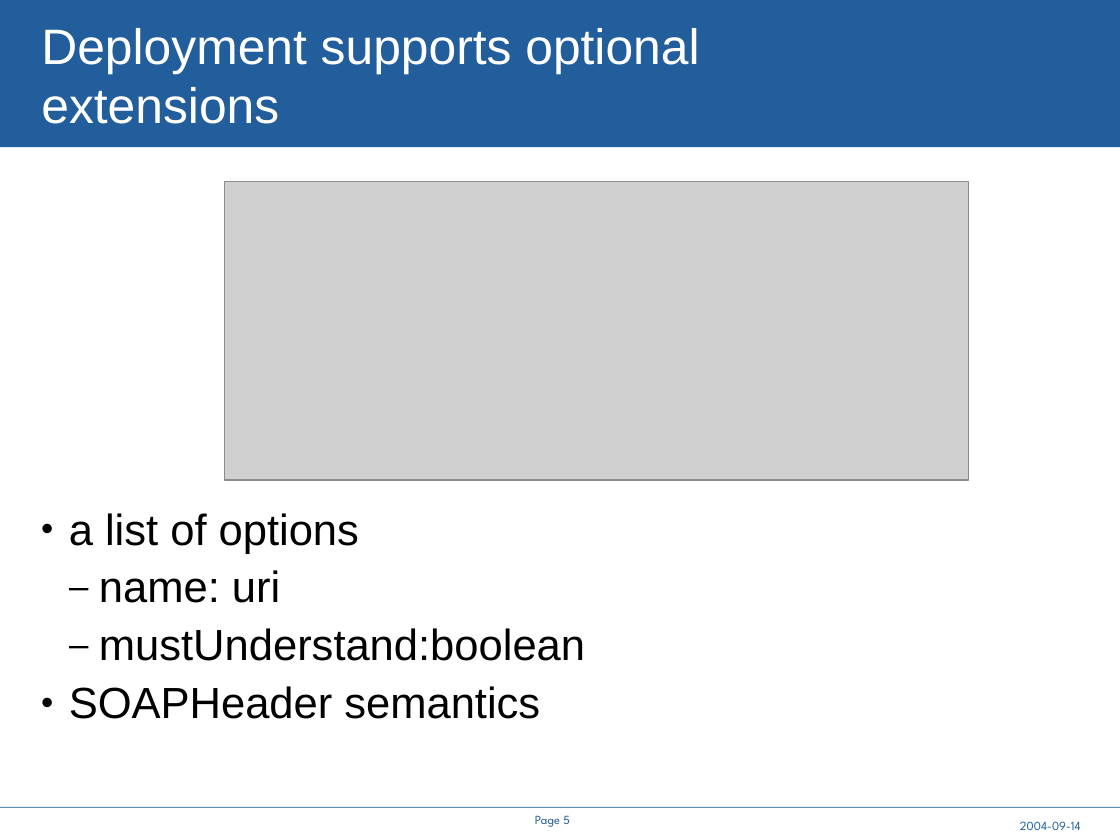
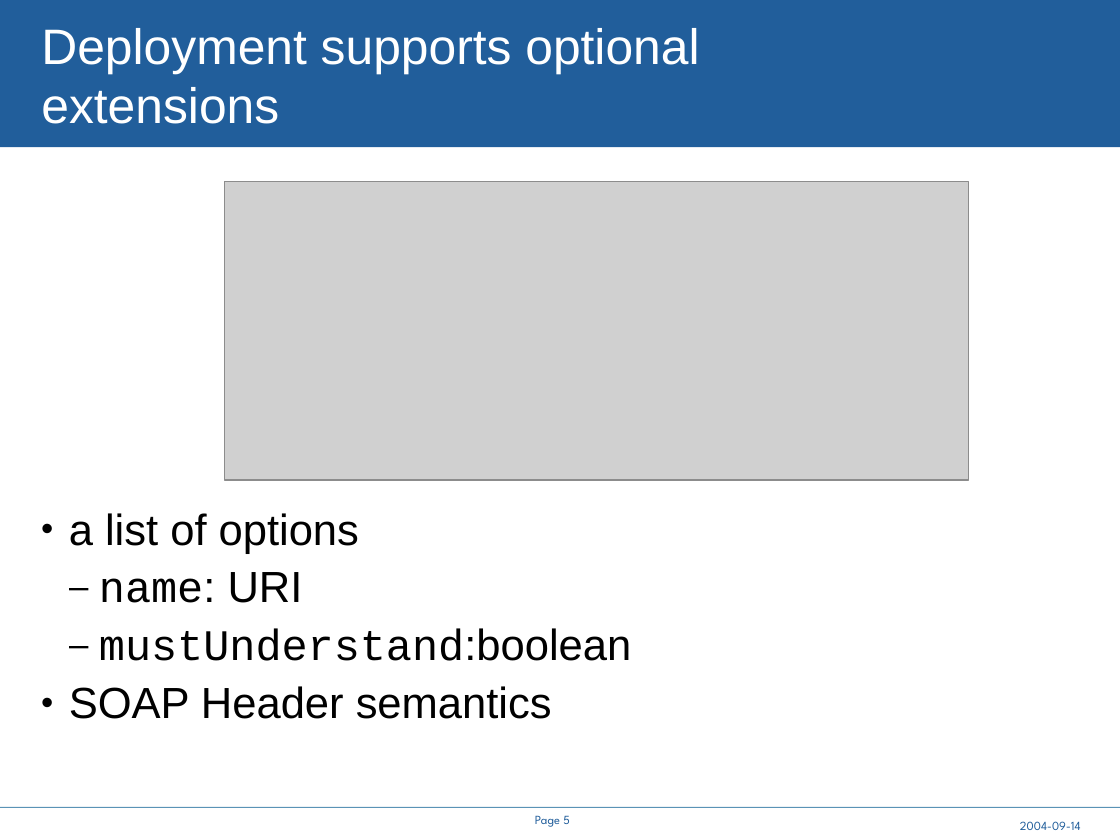
Before and after one commit to steveloughran/smartfrog, a slide deck: slide 5 of core/components/cddlm/doc/A Service API for deployment.ppt. Drawn at 1120x840 pixels with LibreOffice and Linux fonts; fonts in the diff are those of the drawing; grey boxes stand for pictures; background and template pictures are left out. Boxes give left, top, right and bottom in pixels: in the first picture for what was removed or moved away, otherwise in the second. Text is boxed around its words. In the diff, an @@ line names an element or a change of style, - is before the commit and + after.

```diff
--- a/core/components/cddlm/doc/A Service API for deployment.ppt
+++ b/core/components/cddlm/doc/A Service API for deployment.ppt
@@ text at [99, 572, 303, 603]: text changed; font Arial to Courier New @@
-  – name: uri
+  – name: URI
@@ text at [99, 629, 631, 661]: font Arial to Courier New in "mustUnderstand:boolean" @@
@@ text at [69, 686, 552, 719]: spaces changed @@
-• SOAPHeader semantics
+• SOAP Header semantics
```
Also in this commit, not shown: 11 other slides changed, 1 slide added, 1 slide removed, 7 other files.
